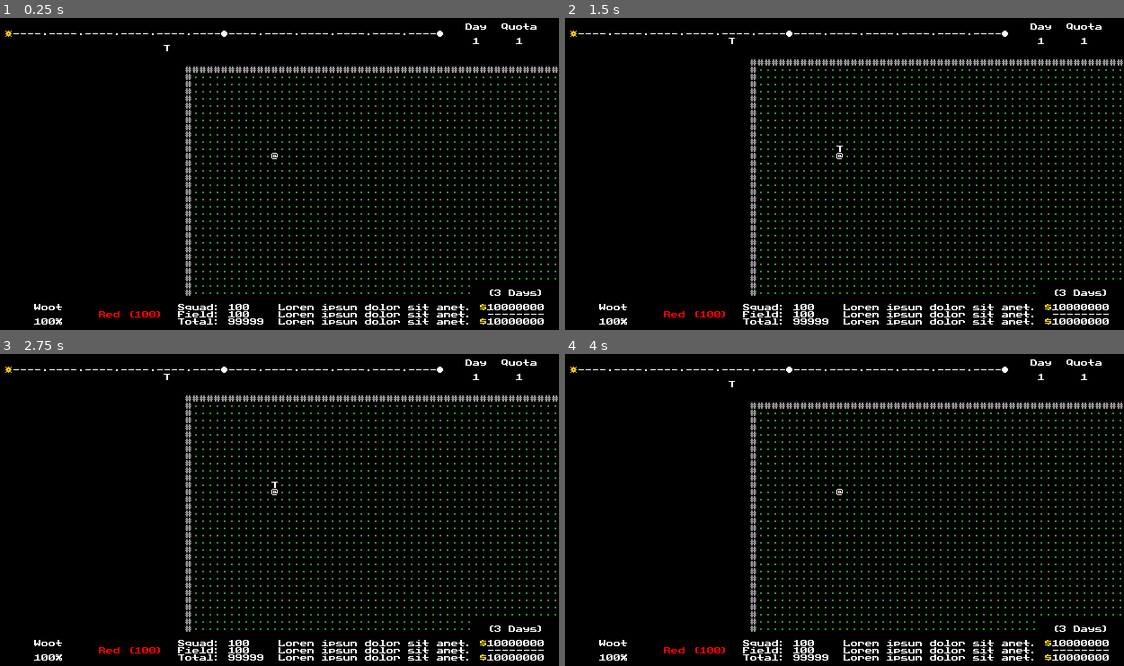
Above: before the commit, frames 1-4 (two rows, left to right).
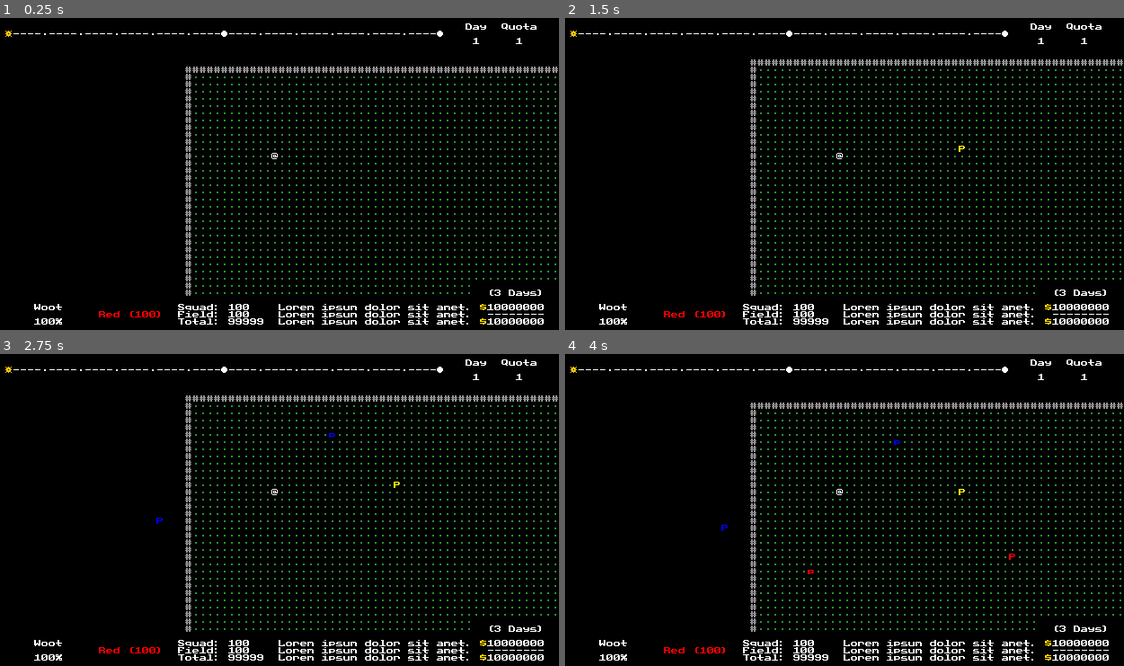
Above: after the commit, the same moments.

Repository: w00tyd00d/Roguemin
Game: Godot game, scene res://prefabs/main.tscn
Two runs of this game, one before a commit and one after it. Both use one fixed random seed, a clock stepped at 60 frames per second and the inputs below.
Inputs (mouse positions are in pixels of both pictures, inside the frame that each line leads up to):
- Up to frame 1 (0.25 s): no input
- Up to frame 2 (1.5 s): tap Enter at 0.5 s; move the mouse to (961, 155) at 0.52 s; press the mouse at (961, 155) at 0.53 s; hold E (c_cycle_right) 0.53-1.28 s; tap Space at 1.25 s; move the mouse to (721, 186) at 1.27 s; release the mouse at (721, 186) at 1.28 s; hold Down (c_down) from 1.28 s (still down); tap A (c_attack) at 1.35 s
- Up to frame 3 (2.75 s): click (156, 522) at 1.55 s; tap Enter at 2 s; move the mouse to (329, 435) at 2.02 s; release Down (c_down) at 2.03 s; press the mouse at (329, 435) at 2.03 s; hold E (c_cycle_right) from 2.03 s (still down); tap Z (c_camera) at 2.1 s
- Up to frame 4 (4 s): tap Space at 2.75 s; move the mouse to (805, 572) at 2.77 s; release E (c_cycle_right) at 2.78 s; release the mouse at (805, 572) at 2.78 s; hold Up (c_up) 2.78-3.53 s; tap D (c_dismiss) at 2.85 s; click (805, 572) at 3.05 s; tap Enter at 3.5 s; move the mouse to (1006, 556) at 3.52 s; press the mouse at (1006, 556) at 3.53 s; hold Q (c_cycle_left) from 3.53 s (still down); tap X (c_examine) at 3.6 s

The runs differ from the first frame. In frame 1, less than 0.1% of the frame differs, in the area x 29-31%, y 8-11%; in frame 2, less than 0.1%; in frame 3, less than 0.1%; in frame 4, less than 0.1%, in the area x 27-81%, y 8-71%.

Commit message:
Added ability to spawn units into the world

Diff:
--- a/assets/tileset.tres
+++ b/assets/tileset.tres
@@ -95,7 +95,16 @@
 22:0/0 = 0
 23:0/0 = 0
 24:0/0 = 0
+16:1/next_alternative_id = 5
 16:1/0 = 0
+16:1/1 = 1
+16:1/1/modulate = Color(1, 0, 0, 1)
+16:1/2 = 2
+16:1/2/modulate = Color(1, 1, 0, 1)
+16:1/3 = 3
+16:1/3/modulate = Color(0, 0, 1, 1)
+16:1/4 = 4
+16:1/4/modulate = Color(0.392157, 0.886275, 1, 1)
 17:1/0 = 0
 18:1/0 = 0
 19:1/0 = 0
@@ -128,7 +137,16 @@
 26:0/0 = 0
 25:0/0 = 0
 16:2/0 = 0
+17:2/next_alternative_id = 5
 17:2/0 = 0
+17:2/1 = 1
+17:2/1/modulate = Color(1, 0, 0, 1)
+17:2/2 = 2
+17:2/2/modulate = Color(1, 1, 0, 1)
+17:2/3 = 3
+17:2/3/modulate = Color(0, 0, 1, 1)
+17:2/4 = 4
+17:2/4/modulate = Color(0.392157, 0.886275, 1, 1)
 18:2/0 = 0
 19:2/0 = 0
 20:2/0 = 0
--- a/prefabs/entities/player.tscn
+++ b/prefabs/entities/player.tscn
@@ -14,5 +14,3 @@
 [node name="PlayerController" parent="." index="1" instance=ExtResource("3_l48dn")]
 
 [node name="Camera2D" type="Camera2D" parent="." index="2"]
-
-[node name="TEST" parent="." index="3" instance=ExtResource("1_wic5u")]
--- a/prefabs/entities/unit.tscn
+++ b/prefabs/entities/unit.tscn
@@ -1,9 +1,11 @@
-[gd_scene load_steps=2 format=3 uid="uid://dtou5u2oxkeus"]
+[gd_scene load_steps=3 format=3 uid="uid://dtou5u2oxkeus"]
 
 [ext_resource type="PackedScene" uid="uid://be46f0movhp5e" path="res://prefabs/dual_map_layer.tscn" id="1_1x4tw"]
+[ext_resource type="Script" path="res://scripts/entities/unit.gd" id="2_gjyyj"]
 
 [node name="Unit00" instance=ExtResource("1_1x4tw")]
 tile_map_data = PackedByteArray(0, 0, 0, 0, 0, 0, 2, 0, 0, 0, 0, 0, 0, 0)
+script = ExtResource("2_gjyyj")
 
 [node name="GlyphLayer" parent="." index="0"]
 tile_map_data = PackedByteArray(0, 0, 0, 0, 0, 0, 0, 0, 17, 0, 2, 0, 4, 0)
--- a/prefabs/main.tscn
+++ b/prefabs/main.tscn
@@ -7,5 +7,3 @@
 script = ExtResource("1_8yigv")
 
 [node name="GameScreen" parent="." instance=ExtResource("2_350tp")]
-
-[editable path="GameScreen"]
--- a/prefabs/screens/game_screen.tscn
+++ b/prefabs/screens/game_screen.tscn
@@ -1,6 +1,8 @@
-[gd_scene load_steps=2 format=4 uid="uid://dsae24ufyx8er"]
+[gd_scene load_steps=4 format=4 uid="uid://dsae24ufyx8er"]
 
 [ext_resource type="PackedScene" uid="uid://be46f0movhp5e" path="res://prefabs/dual_map_layer.tscn" id="1_d8h6j"]
+[ext_resource type="PackedScene" uid="uid://77dxilf67abv" path="res://prefabs/unit_container.tscn" id="1_ina8e"]
+[ext_resource type="Script" path="res://scripts/debug_viewport.gd" id="1_piihe"]
 
 [node name="GameScreen" type="Control"]
 layout_mode = 3
@@ -12,12 +14,16 @@
 layout_mode = 0
 offset_right = 640.0
 offset_bottom = 320.0
+script = ExtResource("1_piihe")
 
 [node name="SubViewport" type="SubViewport" parent="GameView"]
 unique_name_in_owner = true
 handle_input_locally = false
 size = Vector2i(640, 320)
 render_target_update_mode = 4
+
+[node name="UnitContainer" parent="GameView/SubViewport" instance=ExtResource("1_ina8e")]
+unique_name_in_owner = true
 
 [node name="HUD" type="CanvasLayer" parent="."]
 
--- a/prefabs/unit_container.tscn
+++ b/prefabs/unit_container.tscn
@@ -1,205 +1,307 @@
-[gd_scene load_steps=2 format=3 uid="uid://77dxilf67abv"]
-
+[gd_scene load_steps=3 format=3 uid="uid://77dxilf67abv"]
+
+[ext_resource type="Script" path="res://scripts/world/unit_container.gd" id="1_aks25"]
 [ext_resource type="PackedScene" uid="uid://dtou5u2oxkeus" path="res://prefabs/entities/unit.tscn" id="1_scmr8"]
 
 [node name="UnitContainer" type="Node"]
+script = ExtResource("1_aks25")
 
 [node name="Unit00" parent="." instance=ExtResource("1_scmr8")]
+visible = false
 
 [node name="Unit01" parent="." instance=ExtResource("1_scmr8")]
+visible = false
 
 [node name="Unit02" parent="." instance=ExtResource("1_scmr8")]
+visible = false
 
 [node name="Unit03" parent="." instance=ExtResource("1_scmr8")]
+visible = false
 
 [node name="Unit04" parent="." instance=ExtResource("1_scmr8")]
+visible = false
 
 [node name="Unit05" parent="." instance=ExtResource("1_scmr8")]
+visible = false
 
 [node name="Unit06" parent="." instance=ExtResource("1_scmr8")]
+visible = false
 
 [node name="Unit07" parent="." instance=ExtResource("1_scmr8")]
+visible = false
 
 [node name="Unit08" parent="." instance=ExtResource("1_scmr8")]
+visible = false
 
 [node name="Unit09" parent="." instance=ExtResource("1_scmr8")]
+visible = false
 
 [node name="Unit10" parent="." instance=ExtResource("1_scmr8")]
+visible = false
 
 [node name="Unit11" parent="." instance=ExtResource("1_scmr8")]
+visible = false
 
 [node name="Unit12" parent="." instance=ExtResource("1_scmr8")]
+visible = false
 
 [node name="Unit13" parent="." instance=ExtResource("1_scmr8")]
+visible = false
 
 [node name="Unit14" parent="." instance=ExtResource("1_scmr8")]
+visible = false
 
 [node name="Unit15" parent="." instance=ExtResource("1_scmr8")]
+visible = false
 
 [node name="Unit16" parent="." instance=ExtResource("1_scmr8")]
+visible = false
 
 [node name="Unit17" parent="." instance=ExtResource("1_scmr8")]
+visible = false
 
 [node name="Unit18" parent="." instance=ExtResource("1_scmr8")]
+visible = false
 
 [node name="Unit19" parent="." instance=ExtResource("1_scmr8")]
+visible = false
 
 [node name="Unit20" parent="." instance=ExtResource("1_scmr8")]
+visible = false
 
 [node name="Unit21" parent="." instance=ExtResource("1_scmr8")]
+visible = false
 
 [node name="Unit22" parent="." instance=ExtResource("1_scmr8")]
+visible = false
 
 [node name="Unit23" parent="." instance=ExtResource("1_scmr8")]
+visible = false
 
 [node name="Unit24" parent="." instance=ExtResource("1_scmr8")]
+visible = false
 
 [node name="Unit25" parent="." instance=ExtResource("1_scmr8")]
+visible = false
 
 [node name="Unit26" parent="." instance=ExtResource("1_scmr8")]
+visible = false
 
 [node name="Unit27" parent="." instance=ExtResource("1_scmr8")]
+visible = false
 
 [node name="Unit28" parent="." instance=ExtResource("1_scmr8")]
+visible = false
 
 [node name="Unit29" parent="." instance=ExtResource("1_scmr8")]
+visible = false
 
 [node name="Unit30" parent="." instance=ExtResource("1_scmr8")]
+visible = false
 
 [node name="Unit31" parent="." instance=ExtResource("1_scmr8")]
+visible = false
 
 [node name="Unit32" parent="." instance=ExtResource("1_scmr8")]
+visible = false
 
 [node name="Unit33" parent="." instance=ExtResource("1_scmr8")]
+visible = false
 
 [node name="Unit34" parent="." instance=ExtResource("1_scmr8")]
+visible = false
 
 [node name="Unit35" parent="." instance=ExtResource("1_scmr8")]
+visible = false
 
 [node name="Unit36" parent="." instance=ExtResource("1_scmr8")]
+visible = false
 
 [node name="Unit37" parent="." instance=ExtResource("1_scmr8")]
+visible = false
 
 [node name="Unit38" parent="." instance=ExtResource("1_scmr8")]
+visible = false
 
 [node name="Unit39" parent="." instance=ExtResource("1_scmr8")]
+visible = false
 
 [node name="Unit40" parent="." instance=ExtResource("1_scmr8")]
+visible = false
 
 [node name="Unit41" parent="." instance=ExtResource("1_scmr8")]
+visible = false
 
 [node name="Unit42" parent="." instance=ExtResource("1_scmr8")]
+visible = false
 
 [node name="Unit43" parent="." instance=ExtResource("1_scmr8")]
+visible = false
 
 [node name="Unit44" parent="." instance=ExtResource("1_scmr8")]
+visible = false
 
 [node name="Unit45" parent="." instance=ExtResource("1_scmr8")]
+visible = false
 
 [node name="Unit46" parent="." instance=ExtResource("1_scmr8")]
+visible = false
 
 [node name="Unit47" parent="." instance=ExtResource("1_scmr8")]
+visible = false
 
 [node name="Unit48" parent="." instance=ExtResource("1_scmr8")]
+visible = false
 
 [node name="Unit49" parent="." instance=ExtResource("1_scmr8")]
+visible = false
 
 [node name="Unit50" parent="." instance=ExtResource("1_scmr8")]
+visible = false
 
 [node name="Unit51" parent="." instance=ExtResource("1_scmr8")]
+visible = false
 
 [node name="Unit52" parent="." instance=ExtResource("1_scmr8")]
+visible = false
 
 [node name="Unit53" parent="." instance=ExtResource("1_scmr8")]
+visible = false
 
 [node name="Unit54" parent="." instance=ExtResource("1_scmr8")]
+visible = false
 
 [node name="Unit55" parent="." instance=ExtResource("1_scmr8")]
+visible = false
 
 [node name="Unit56" parent="." instance=ExtResource("1_scmr8")]
+visible = false
 
 [node name="Unit57" parent="." instance=ExtResource("1_scmr8")]
+visible = false
 
 [node name="Unit58" parent="." instance=ExtResource("1_scmr8")]
+visible = false
 
 [node name="Unit59" parent="." instance=ExtResource("1_scmr8")]
+visible = false
 
 [node name="Unit60" parent="." instance=ExtResource("1_scmr8")]
+visible = false
 
 [node name="Unit61" parent="." instance=ExtResource("1_scmr8")]
+visible = false
 
 [node name="Unit62" parent="." instance=ExtResource("1_scmr8")]
+visible = false
 
 [node name="Unit63" parent="." instance=ExtResource("1_scmr8")]
+visible = false
 
 [node name="Unit64" parent="." instance=ExtResource("1_scmr8")]
+visible = false
 
 [node name="Unit65" parent="." instance=ExtResource("1_scmr8")]
+visible = false
 
 [node name="Unit66" parent="." instance=ExtResource("1_scmr8")]
+visible = false
 
 [node name="Unit67" parent="." instance=ExtResource("1_scmr8")]
+visible = false
 
 [node name="Unit68" parent="." instance=ExtResource("1_scmr8")]
+visible = false
 
 [node name="Unit69" parent="." instance=ExtResource("1_scmr8")]
+visible = false
 
 [node name="Unit70" parent="." instance=ExtResource("1_scmr8")]
+visible = false
 
 [node name="Unit71" parent="." instance=ExtResource("1_scmr8")]
+visible = false
 
 [node name="Unit72" parent="." instance=ExtResource("1_scmr8")]
+visible = false
 
 [node name="Unit73" parent="." instance=ExtResource("1_scmr8")]
+visible = false
 
 [node name="Unit74" parent="." instance=ExtResource("1_scmr8")]
+visible = false
 
 [node name="Unit75" parent="." instance=ExtResource("1_scmr8")]
+visible = false
 
 [node name="Unit76" parent="." instance=ExtResource("1_scmr8")]
+visible = false
 
 [node name="Unit77" parent="." instance=ExtResource("1_scmr8")]
+visible = false
 
 [node name="Unit78" parent="." instance=ExtResource("1_scmr8")]
+visible = false
 
 [node name="Unit79" parent="." instance=ExtResource("1_scmr8")]
+visible = false
 
 [node name="Unit80" parent="." instance=ExtResource("1_scmr8")]
+visible = false
 
 [node name="Unit81" parent="." instance=ExtResource("1_scmr8")]
+visible = false
 
 [node name="Unit82" parent="." instance=ExtResource("1_scmr8")]
+visible = false
 
 [node name="Unit83" parent="." instance=ExtResource("1_scmr8")]
+visible = false
 
 [node name="Unit84" parent="." instance=ExtResource("1_scmr8")]
+visible = false
 
 [node name="Unit85" parent="." instance=ExtResource("1_scmr8")]
+visible = false
 
 [node name="Unit86" parent="." instance=ExtResource("1_scmr8")]
+visible = false
 
 [node name="Unit87" parent="." instance=ExtResource("1_scmr8")]
+visible = false
 
 [node name="Unit88" parent="." instance=ExtResource("1_scmr8")]
+visible = false
 
 [node name="Unit89" parent="." instance=ExtResource("1_scmr8")]
+visible = false
 
 [node name="Unit90" parent="." instance=ExtResource("1_scmr8")]
+visible = false
 
 [node name="Unit91" parent="." instance=ExtResource("1_scmr8")]
+visible = false
 
 [node name="Unit92" parent="." instance=ExtResource("1_scmr8")]
+visible = false
 
 [node name="Unit93" parent="." instance=ExtResource("1_scmr8")]
+visible = false
 
 [node name="Unit94" parent="." instance=ExtResource("1_scmr8")]
+visible = false
 
 [node name="Unit95" parent="." instance=ExtResource("1_scmr8")]
+visible = false
 
 [node name="Unit96" parent="." instance=ExtResource("1_scmr8")]
+visible = false
 
 [node name="Unit97" parent="." instance=ExtResource("1_scmr8")]
+visible = false
 
 [node name="Unit98" parent="." instance=ExtResource("1_scmr8")]
+visible = false
 
 [node name="Unit99" parent="." instance=ExtResource("1_scmr8")]
+visible = false
--- a/prefabs/world.tscn
+++ b/prefabs/world.tscn
@@ -4,6 +4,7 @@
 [ext_resource type="Script" path="res://scripts/world/world.gd" id="2_yge30"]
 
 [node name="World" instance=ExtResource("1_rkls3")]
+z_index = -1
 script = ExtResource("2_yge30")
 
 [node name="TEST" parent="." index="1" instance=ExtResource("1_rkls3")]
--- a/project.godot
+++ b/project.godot
@@ -154,6 +154,16 @@
 "events": [Object(InputEventKey,"resource_local_to_scene":false,"resource_name":"","device":-1,"window_id":0,"alt_press …(195 unchanged characters)…
 ]
 }
+d_left_click={
+"deadzone": 0.5,
+"events": [Object(InputEventMouseButton,"resource_local_to_scene":false,"resource_name":"","device":-1,"window_id":0,"alt_pressed":false,"shift_pressed":false,"ctrl_pressed":false,"meta_pressed":false,"button_mask":1,"position":Vector2(177, 14),"global_position":Vector2(186, 60),"factor":1.0,"button_index":1,"canceled":false,"pressed":true,"double_click":false,"script":null)
+]
+}
+d_right_click={
+"deadzone": 0.5,
+"events": [Object(InputEventMouseButton,"resource_local_to_scene":false,"resource_name":"","device":-1,"window_id":0,"alt_pressed":false,"shift_pressed":false,"ctrl_pressed":false,"meta_pressed":false,"button_mask":2,"position":Vector2(116, 15),"global_position":Vector2(125, 61),"factor":1.0,"button_index":2,"canceled":false,"pressed":true,"double_click":false,"script":null)
+]
+}
 
 [rendering]
 
--- /dev/null
+++ b/scripts/debug_viewport.gd
@@ -0,0 +1,7 @@
+extends SubViewportContainer
+
+func _gui_input(event: InputEvent) -> void:
+    if event.is_action_pressed(&"d_left_click"):
+        var world := GameState.world
+        var grid_pos := Vector2i(world.get_global_mouse_position() / Vector2(Globals.TILE_SIZE))
+        world.spawn_unit(grid_pos)
--- a/scripts/entities/entity.gd
+++ b/scripts/entities/entity.gd
@@ -13,6 +13,21 @@
         return GameState.world.get_tile(grid_position)
 
 
+## The amount of energy points the entity has accumulated.
+var energy_points := 0
+
+## The amount of posture points the entity currently has.
+var posture_points := 0
+
+## Flag for signaling if the entity can act on this turn.
+var can_act : bool :
+    get: return energy_points >= Globals.ENERGY_CAP
+
+
 func move_to(dest: Tile) -> void:
     grid_position = dest.grid_position
     GameState.world.move_entity(self, dest)
+
+
+func add_energy(amt: int) -> void:
+    energy_points += amt
--- a/scripts/entities/player.gd
+++ b/scripts/entities/player.gd
@@ -28,14 +28,14 @@
     unit_tether.update()
 
     # DEBUG
-    _draw_tether()
+    # _draw_tether()
 
 
-func _draw_tether() -> void:
-    for pos in test_layer.get_used_cells():
-        test_layer.set_background(pos, Glyph.NONE)
-        test_layer.set_glyph(pos, Glyph.NONE)
+# func _draw_tether() -> void:
+#     for pos in test_layer.get_used_cells():
+#         test_layer.set_background(pos, Glyph.NONE)
+#         test_layer.set_glyph(pos, Glyph.NONE)
 
-    for link in unit_tether.links:
-        test_layer.set_background(link.grid_position, Glyph.BLACK)
-        test_layer.set_glyph(link.grid_position, Glyph.TEST)
+#     for link in unit_tether.links:
+#         test_layer.set_background(link.grid_position, Glyph.BLACK)
+#         test_layer.set_glyph(link.grid_position, Glyph.TEST)
--- a/scripts/globals.gd
+++ b/scripts/globals.gd
@@ -6,7 +6,11 @@
 ## The size of a chunk in tiles.
 const CHUNK_SIZE := Vector2i(23,23)
 
-## List of all the directional input commands
+## The amount of energy needed to make a turn.
+const ENERGY_CAP := 4
+
+
+## List of all the directional input commands.
 const DIRECTIONAL_INPUTS := [
     &"c_up",
     &"c_down",
@@ -18,7 +22,7 @@
     &"c_downright"
 ]
 
-## List of all the action input commands
+## List of all the action input commands.
 const ACTION_INPUTS := [
     &"c_whistle",
     &"c_throw",
--- a/scripts/lib/glyph.gd
+++ b/scripts/lib/glyph.gd
@@ -9,6 +9,14 @@
 static var GRASS := Glyph.new(0, Vector2(19, 7), 1)
 
 static var TEST := Glyph.new(0, Vector2(20, 1))
+
+static var UNIT_RED_SMALL := Glyph.new(0, Vector2(17, 2), 1)
+static var UNIT_YELLOW_SMALL := Glyph.new(0, Vector2(17, 2), 2)
+static var UNIT_BLUE_SMALL := Glyph.new(0, Vector2(17, 2), 3)
+
+static var UNIT_RED_LARGE := Glyph.new(0, Vector2(16, 1), 1)
+static var UNIT_YELLOW_LARGE := Glyph.new(0, Vector2(16, 1), 2)
+static var UNIT_BLUE_LARGE := Glyph.new(0, Vector2(16, 1), 3)
 
 var source: int
 var atlas_coordinates: Vector2
--- a/scripts/main.gd
+++ b/scripts/main.gd
@@ -3,6 +3,7 @@
 var world_factory := WorldFactory.new()
 
 @onready var game_viewport := $GameScreen/%SubViewport as SubViewport
+@onready var unit_container := $GameScreen/%UnitContainer as UnitContainer
 
 func _ready() -> void:
     # Set the default background color to black at runtime
@@ -12,6 +13,8 @@
     var world := world_factory.create_new_world()
     game_viewport.add_child(world)
     world_factory.setup_world(world)
+    print("Unit container is ", unit_container)
+    world.unit_container = unit_container
 
     # Immediate create the player character for now
     var player := Player.create()
--- a/scripts/world/tile.gd
+++ b/scripts/world/tile.gd
@@ -43,3 +43,11 @@
     _entities.erase(ent)
     if ent is Player:
         has_player = false
+
+
+func add_unit(unit: Unit) -> void:
+    _units[unit] = true
+
+
+func remove_unit(unit: Unit) -> void:
+    _units.erase(unit)
--- /dev/null
+++ b/scripts/world/unit_container.gd
@@ -0,0 +1,17 @@
+class_name UnitContainer extends Node
+
+
+func reset_all() -> void:
+    for unit: Unit in get_children():
+        unit.reset()
+
+
+func get_available_unit() -> Unit:
+    if GameState.world.unit_count == 100:
+        return
+
+    for unit: Unit in get_children():
+        if unit.grid_position == Vector2i():
+            return unit
+
+    return null
--- a/scripts/world/world.gd
+++ b/scripts/world/world.gd
@@ -12,6 +12,11 @@
 ## The two-dimensional array of chunks making up the world.
 var chunks : Array[Array]
 
+## The container node of all of the unit objects in-game
+var unit_container : UnitContainer # injected upon World creation
+
+## The number of [Unit] objects currently out on the field.
+var unit_count := 0
 
 
 static func create() -> World:
@@ -63,10 +68,24 @@
     dest.add_entity(ent)
 
 
-# func move_unit(unit: Unit, dest: Tile) -> void:
-#     var tile := unit.current_tile
-#     dest.units[unit] = true
-#     tile.units.erase(unit)
+func move_unit(unit: Unit, dest: Tile) -> void:
+    var tile := unit.current_tile
+    dest.add_unit(unit)
+    tile.remove_unit(unit)
+
+
+func spawn_entity(cls, pos: Vector2i) -> void:
+    var entity : Entity = cls.create()
+    add_child(entity)
+    entity.grid_position = pos
+
+
+func spawn_unit(pos: Vector2i) -> void:
+    var type : Unit.Type = [Unit.Type.RED, Unit.Type.YELLOW, Unit.Type.BLUE].pick_random()
+    var unit : Unit = unit_container.get_available_unit()
+    unit.spawn(pos, type, [true,false].pick_random())
+
+
 
 
 func _in_bounds(vec: Vector2i) -> bool:
